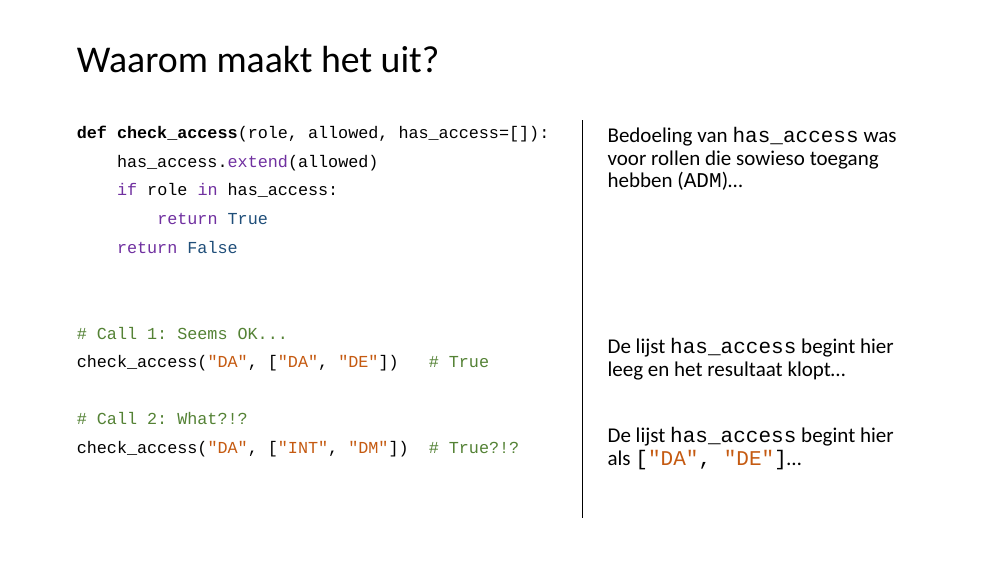
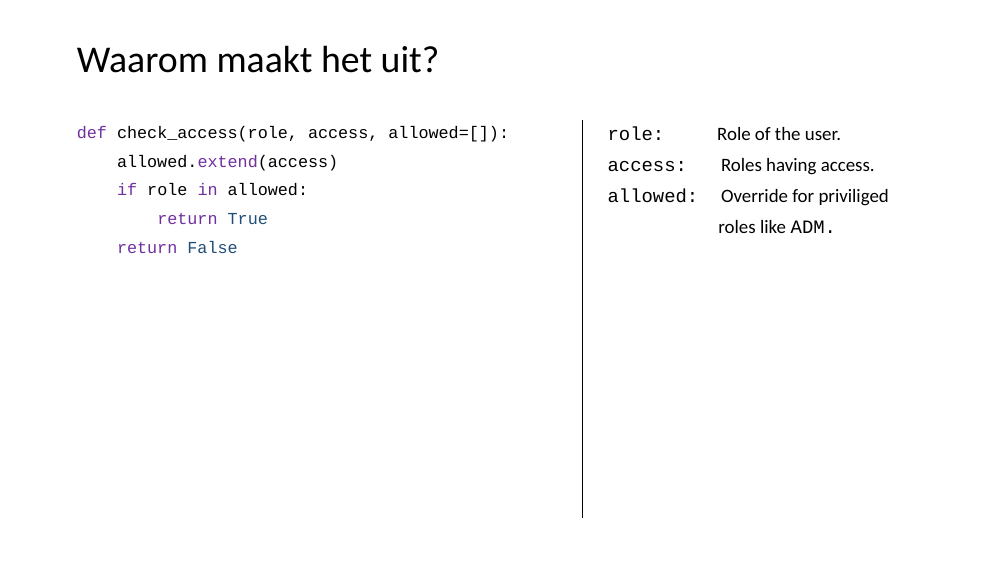
Before and after one commit to LFKoning/knowledge-sharing, a slide deck: slide 34 of python_course_4p/2_syntax_classes/2_syntax_classes.pptx (slide 33 before the commit). Drawn at 1008x567 pixels with LibreOffice and Linux fonts; fonts in the diff are those of the drawing. Boxes give left, top, right and bottom in pixels: in the first picture for what was removed or moved away, otherwise in the second. Text is boxed around its words. In the diff, an @@ line names an element or a change of style, - is before the commit and + after.

```diff
--- a/python_course_4p/2_syntax_classes/2_syntax_classes.pptx
+++ b/python_course_4p/2_syntax_classes/2_syntax_classes.pptx
@@ text at box(608, 127, 889, 233): text changed; size 20 to 18 pt @@
-Bedoeling van has_access was voor rollen die sowieso toegang hebben (ADM)…
-De lijst has_access begint hier leeg en het resultaat klopt…
-De lijst has_access begint hier als ["DA", "DE"]…
+role: Role of the user.
+access: Roles having access.
+allowed: Override for priviliged
+roles like ADM.
@@ text at box(117, 155, 338, 196): text changed @@
-def check_access(role, allowed, has_access=[]):
-has_access.extend(allowed)
-if role in has_access:
+def check_access(role, access, allowed=[]):
+allowed.extend(access)
+if role in allowed:
@@ text at box(77, 327, 489, 457): paragraphs removed @@
-# Call 1: Seems OK...
-check_access("DA", ["DA", "DE"]) # True
-# Call 2: What?!?
-check_access("DA", ["INT", "DM"]) # True?!?
```
Also in this commit, not shown: 39 other slides changed, 6 slides added, 3 slides removed, 20 other files.
